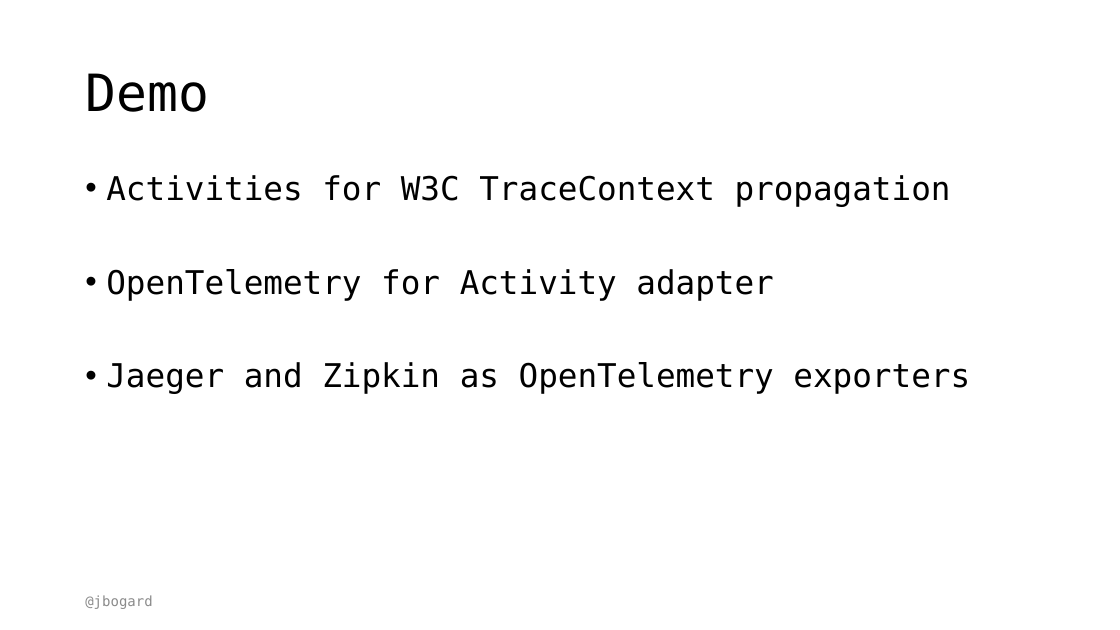
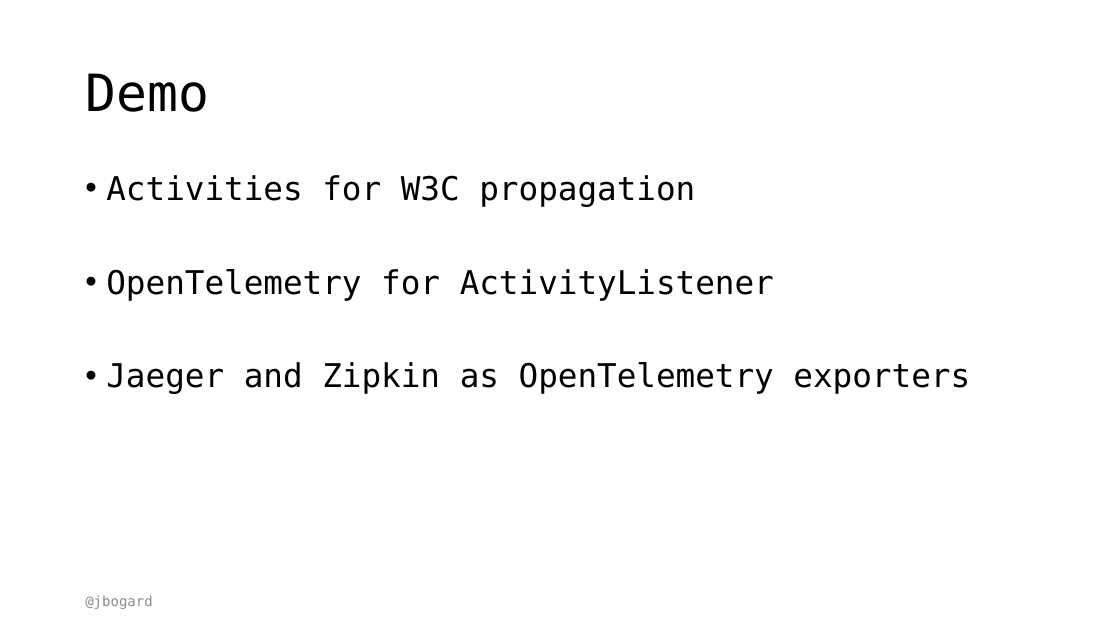
Before and after one commit to jbogard/presentations, a slide deck: slide 11 of DistributedTracing/DistributedTracing.pptx. Drawn at 1120x630 pixels with LibreOffice and Linux fonts; fonts in the diff are those of the drawing. Boxes give left, top, right and bottom in pixels: in the first picture for what was removed or moved away, otherwise in the second. Text is boxed around its words. In the diff, an @@ line names an element or a change of style, - is before the commit and + after.

```diff
--- a/DistributedTracing/DistributedTracing.pptx
+++ b/DistributedTracing/DistributedTracing.pptx
@@ text at (x1=106, y1=175, x2=774, y2=301): text changed @@
-• Activities for W3C TraceContext propagation
-• OpenTelemetry for Activity adapter
+• Activities for W3C propagation
+• OpenTelemetry for ActivityListener
```
Also in this commit, not shown: 27 other files.
